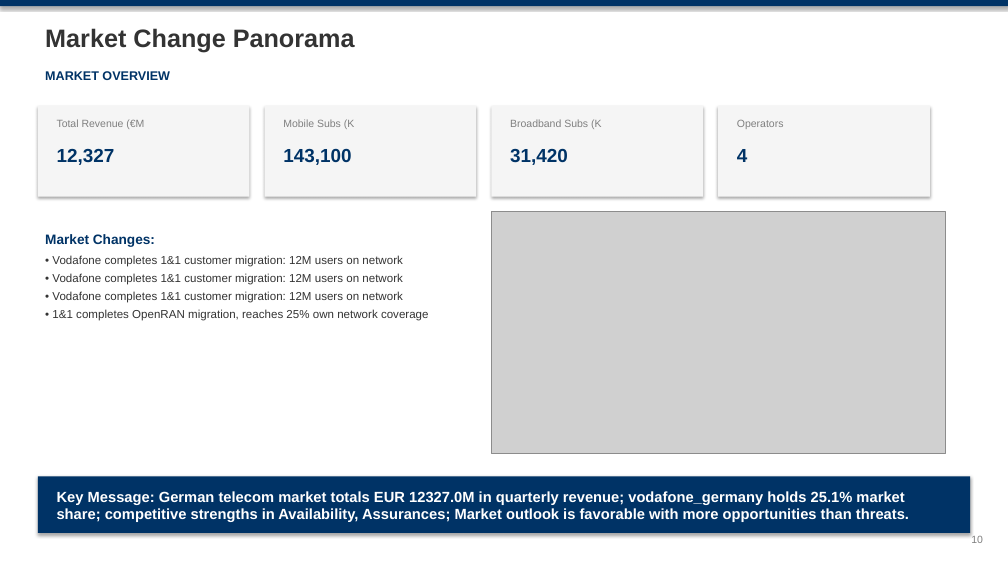
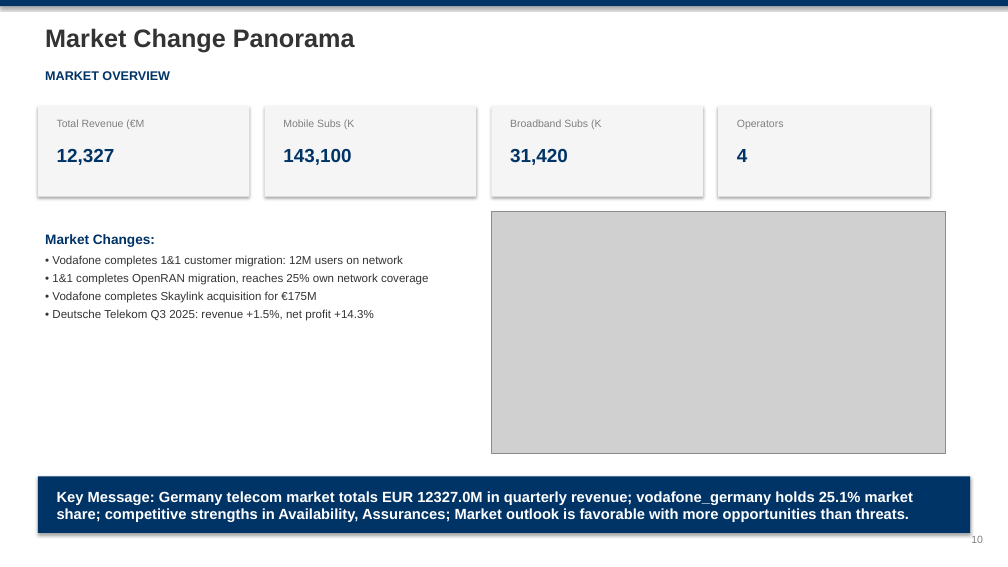
Before and after one commit to mypinseeker/BLM-Financial-Report-Analysis, a slide deck: slide 10 of reports/germany/vodafone_germany/CQ4_2025/blm_vodafone_germany_analysis_cq4_2025.pptx. Drawn at 1008x567 pixels with LibreOffice and Linux fonts; fonts in the diff are those of the drawing; grey boxes stand for pictures. Boxes give left, top, right and bottom in pixels: in the first picture for what was removed or moved away, otherwise in the second. Text is boxed around its words. In the diff, an @@ line names an element or a change of style, - is before the commit and + after.

```diff
--- a/reports/germany/vodafone_germany/CQ4_2025/blm_vodafone_germany_analysis_cq4_2025.pptx
+++ b/reports/germany/vodafone_germany/CQ4_2025/blm_vodafone_germany_analysis_cq4_2025.pptx
@@ text at (52, 255, 402, 285): paragraphs removed @@
-• Vodafone completes 1&1 customer migration: 12M users on network
-• Vodafone completes 1&1 customer migration: 12M users on network
@@ text at (52, 291, 374, 321): paragraphs added @@
+• Vodafone completes Skaylink acquisition for €175M
+• Deutsche Telekom Q3 2025: revenue +1.5%, net profit +14.3%
@@ text at (57, 491, 913, 522): text changed @@
-Key Message: German telecom market totals EUR 12327.0M in quarterly revenue; vodafone_germany holds 25.1% market share; competitive strengths in Availability, Assurances; Market outlook is favorable with more opportunities than threats.
+Key Message: Germany telecom market totals EUR 12327.0M in quarterly revenue; vodafone_germany holds 25.1% market share; competitive strengths in Availability, Assurances; Market outlook is favorable with more opportunities than threats.
```
Also in this commit, not shown: 12 other slides changed, 15 other files.
